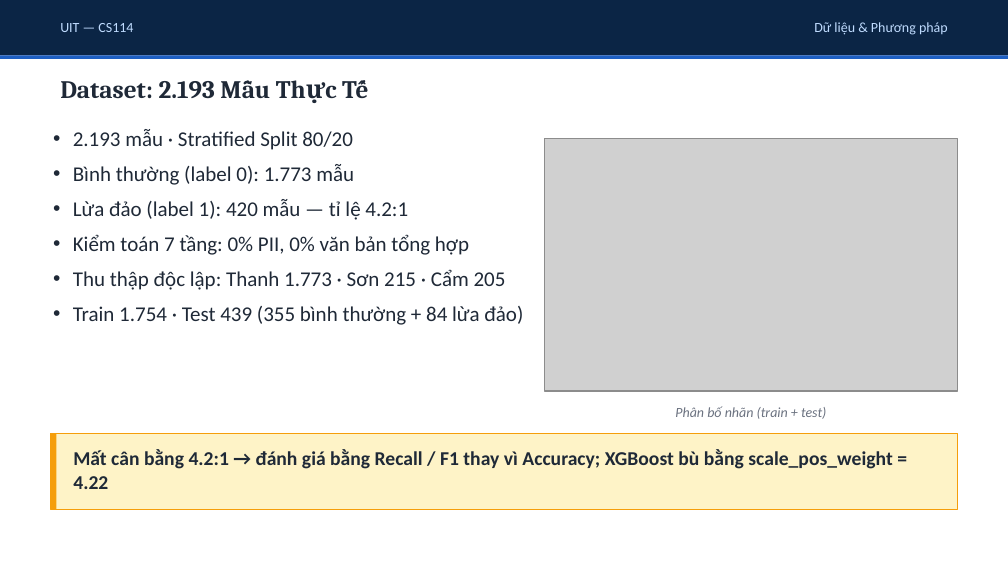
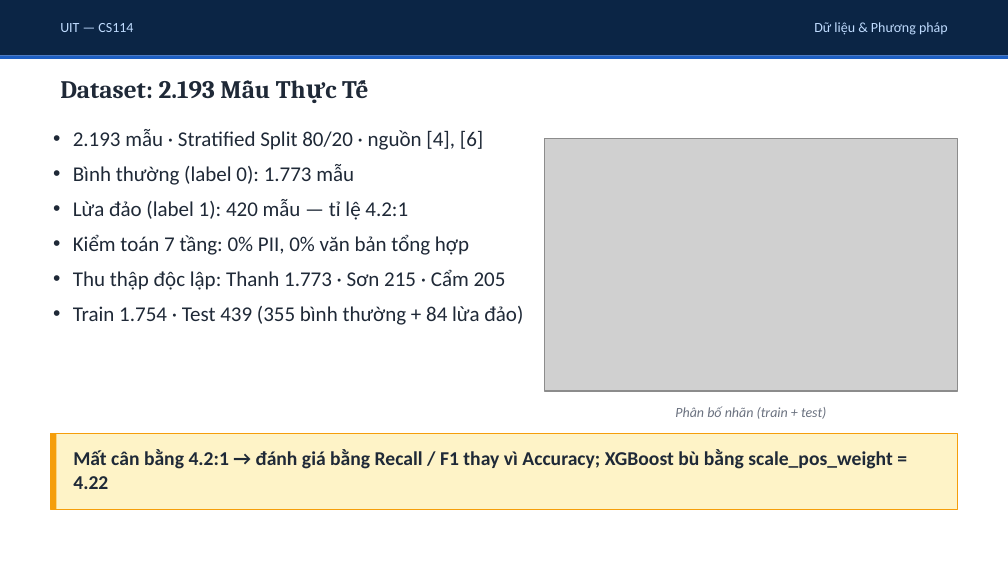
Before and after one commit to uit-25730067-chithanh/CS114-Team10-Elderly-Scam-Detection, a slide deck: slide 5 of draft/scam-detection/reports/slides/phase09_presentation.pptx. Drawn at 1008x567 pixels with LibreOffice and Linux fonts; fonts in the diff are those of the drawing; grey boxes stand for pictures. Boxes give left, top, right and bottom in pixels: in the first picture for what was removed or moved away, otherwise in the second. Text is boxed around its words. In the diff, an @@ line names an element or a change of style, - is before the commit and + after.

```diff
--- a/draft/scam-detection/reports/slides/phase09_presentation.pptx
+++ b/draft/scam-detection/reports/slides/phase09_presentation.pptx
@@ text at <box>73,129,483,150</box>: text changed @@
-• 2.193 mẫu · Stratified Split 80/20
+• 2.193 mẫu · Stratified Split 80/20 · nguồn [4], [6]
```
Also in this commit, not shown: 6 other slides changed, 1 other file.
